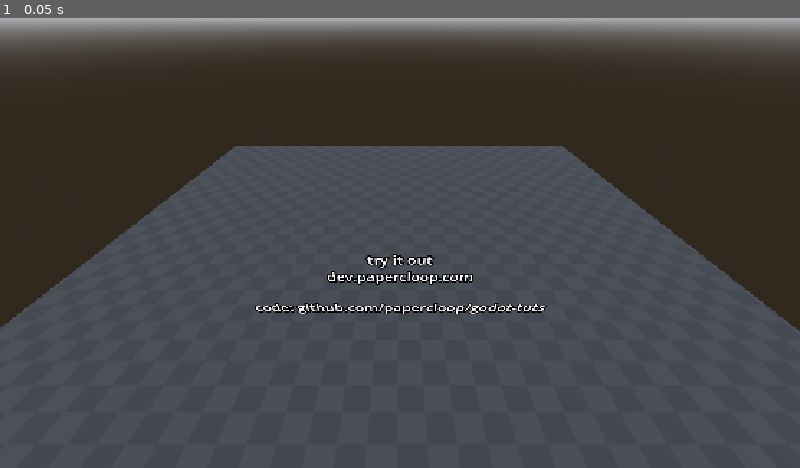
Above: before the commit, frame 1.
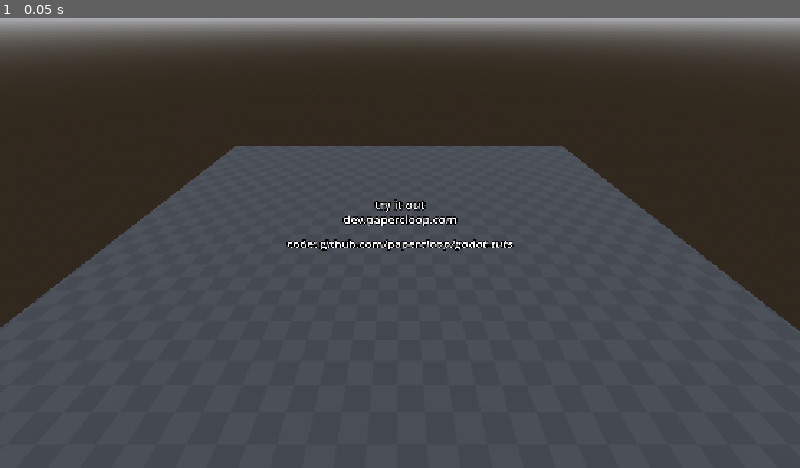
Above: after the commit, the same moment.

Repository: papercloop/godot-tuts
Game: Godot game, scene res://main.tscn
Same seed, same stepped clock (60 frames per second), same inputs: the game is played once before the commit and once after it.
Inputs:
- Up to frame 1 (0.05 s): no input

The runs differ from the first frame. In frame 1, 1.8% of the frame differs, in the area x 31-69%, y 40-66%.

Commit message:
more label adjusting

Diff:
--- a/main.tscn
+++ b/main.tscn
@@ -20,11 +20,6 @@
 
 [node name="main" type="Node3D" unique_id=2112397449]
 
-[node name="Label3D2" type="Label3D" parent="." unique_id=1188006304]
-transform = Transform3D(1, 0, 0, 0, 0.997917, 0.06451106, 0, -0.06451106, 0.997917, 0, 0.7260027, 1.7935035)
-text = "try it out
-dev.papercloop.com"
-
 [node name="WorldEnvironment" type="WorldEnvironment" parent="." unique_id=154014319]
 environment = SubResource("Environment_h2yge")
 
@@ -43,5 +38,10 @@
 [node name="Camera3D" type="Camera3D" parent="Node3D" unique_id=1962086293]
 
 [node name="Label3D" type="Label3D" parent="." unique_id=102923928]
-transform = Transform3D(1, 0, 0, 0, 1, 0, 0, 0, 1, 0, 0.33420134, 1.987128)
+transform = Transform3D(1, 0, 0, 0, 1, 0, 0, 0, 1, 0, 0.33420134, 0.85927653)
 text = "code: github.com/papercloop/godot-tuts"
+
+[node name="Label3D2" type="Label3D" parent="." unique_id=1188006304]
+transform = Transform3D(1, 0, 0, 0, 0.997917, 0.06451106, 0, -0.06451106, 0.997917, 0, 0.7260027, 0.66565204)
+text = "try it out
+dev.papercloop.com"
